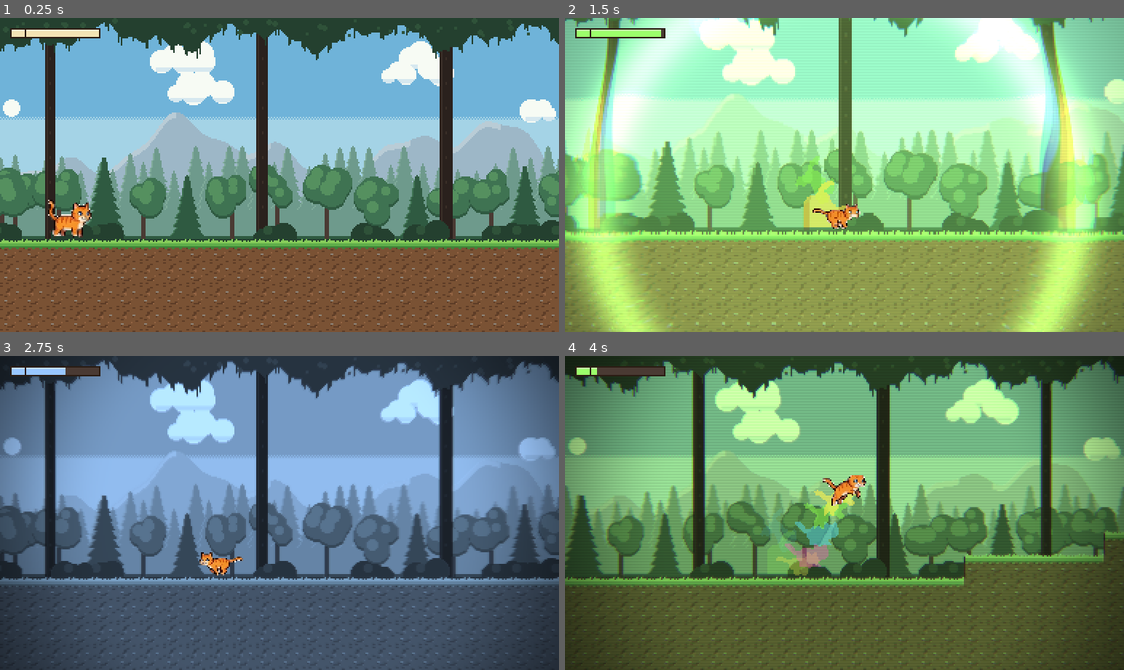
Above: before the commit, frames 1-4 (two rows, left to right).
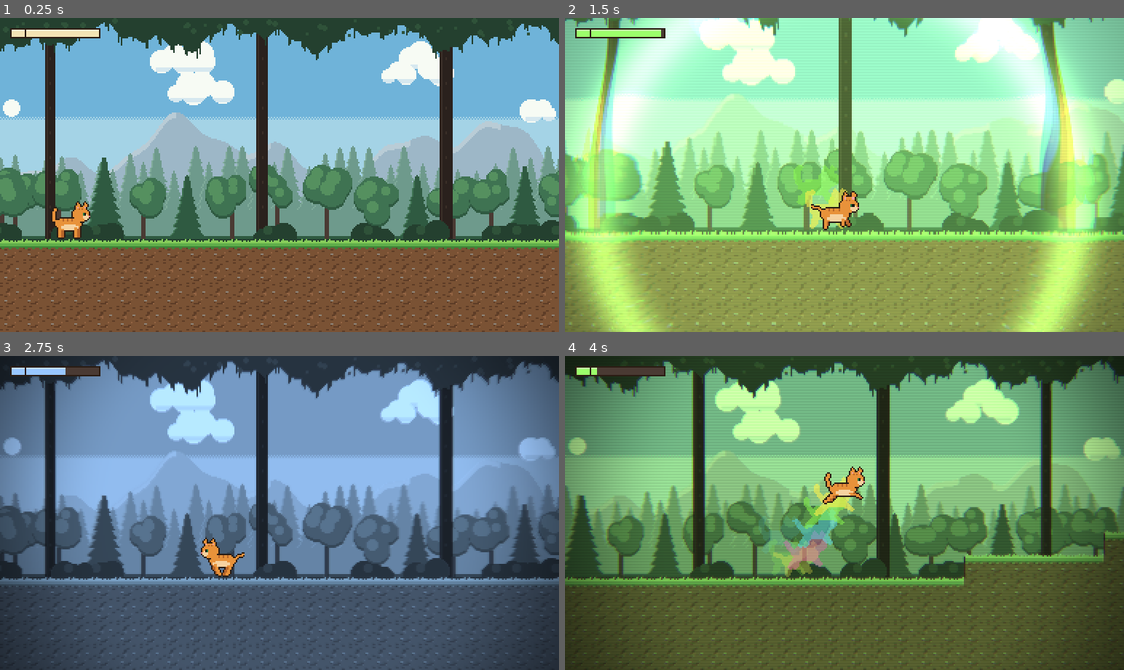
Above: after the commit, the same moments.

Repository: baltamiranocarrasco-ux/chronicles-of-the-kitten
Game: Godot game, scene res://scenes/test_level.tscn
The game is run twice, just before and just after one commit, with the same random seed, the same clock (stepped at 60 frames per second) and the same inputs.
Inputs:
- Up to frame 1 (0.25 s): no input
- Up to frame 2 (1.5 s): hold D (move_right) from 0.53 s (still down); tap E (interact) at 0.6 s; tap Space (jump) at 0.77 s; tap Q (slow_time) at 1.35 s
- Up to frame 3 (2.75 s): tap Space (jump) at 1.52 s; release D (move_right) at 2.03 s; hold A (move_left) from 2.03 s (still down); tap R (stop_time) at 2.1 s
- Up to frame 4 (4 s): release A (move_left) at 2.78 s; hold D (move_right) from 2.78 s (still down); tap E (interact) at 2.85 s; tap Space (jump) at 3.02, 3.77 s; tap Q (slow_time) at 3.6 s

The runs differ from the first frame. In frame 1, 0.5% of the frame differs, in the area x 8-17%, y 57-71%; in frame 2, 1.3%; in frame 3, 0.5%; in frame 4, 1.8%, in the area x 34-54%, y 35-71%.

Commit message:
Revert "Use the new hand-made cat sprite sheet and adapt the collision"
This reverts commit 54c3724: the zip sprites were discarded, so the
generated cat_sheet.png and the 20x12 hitbox are restored.

Co-Authored-By: Claude Opus 5.5 <noreply@anthropic.com>
Claude-Session: https://claude.ai/code/session_01972UaWTLzmshJ9tyJgi3SZ

Diff:
--- a/scenes/player.tscn
+++ b/scenes/player.tscn
@@ -1,17 +1,17 @@
 [gd_scene format=3 uid="uid://b7kitplayer01"]
 
 [ext_resource type="Script" uid="uid://cstyf3mol1hqi" path="res://movment.gd" id="1_script"]
-[ext_resource type="Texture2D" path="res://assets/cat/cat_sheet_v2.png" id="2_sheet"]
+[ext_resource type="Texture2D" path="res://assets/cat/cat_sheet.png" id="2_sheet"]
 [ext_resource type="Script" path="res://effects/time_fx.gd" id="3_fx"]
 [ext_resource type="Script" path="res://time_powers.gd" id="4_powers"]
 [ext_resource type="Script" path="res://ui/energy_bar.gd" id="5_bar"]
 
 [sub_resource type="RectangleShape2D" id="RectangleShape2D_body"]
-size = Vector2(22, 16)
+size = Vector2(20, 12)
 
 [sub_resource type="Animation" id="Animation_idle"]
 resource_name = "idle"
-length = 1.1
+length = 1.1429
 loop_mode = 1
 step = 0.01
 tracks/0/type = "value"
@@ -21,7 +21,7 @@
 tracks/0/interp = 1
 tracks/0/loop_wrap = true
 tracks/0/keys = {
-"times": PackedFloat32Array(0.0, 0.1375, 0.275, 0.4125, 0.55, 0.6875, 0.825, 0.9625),
+"times": PackedFloat32Array(0.0, 0.1429, 0.2857, 0.4286, 0.5714, 0.7143, 0.8571, 1.0),
 "transitions": PackedFloat32Array(1, 1, 1, 1, 1, 1, 1, 1),
 "update": 1,
 "values": [0, 1, 2, 3, 4, 5, 6, 7]
@@ -29,7 +29,7 @@
 
 [sub_resource type="Animation" id="Animation_run"]
 resource_name = "run"
-length = 0.6
+length = 0.6154
 loop_mode = 1
 step = 0.01
 tracks/0/type = "value"
@@ -39,15 +39,15 @@
 tracks/0/interp = 1
 tracks/0/loop_wrap = true
 tracks/0/keys = {
-"times": PackedFloat32Array(0.0, 0.075, 0.15, 0.225, 0.3, 0.375, 0.45, 0.525),
+"times": PackedFloat32Array(0.0, 0.0769, 0.1538, 0.2308, 0.3077, 0.3846, 0.4615, 0.5385),
 "transitions": PackedFloat32Array(1, 1, 1, 1, 1, 1, 1, 1),
 "update": 1,
-"values": [24, 25, 26, 27, 28, 29, 30, 31]
+"values": [8, 9, 10, 11, 12, 13, 14, 15]
 }
 
 [sub_resource type="Animation" id="Animation_jump"]
 resource_name = "jump"
-length = 0.33
+length = 0.3333
 loop_mode = 0
 step = 0.01
 tracks/0/type = "value"
@@ -57,10 +57,10 @@
 tracks/0/interp = 1
 tracks/0/loop_wrap = true
 tracks/0/keys = {
-"times": PackedFloat32Array(0.0, 0.0825, 0.165, 0.2475),
+"times": PackedFloat32Array(0.0, 0.0833, 0.1667, 0.25),
 "transitions": PackedFloat32Array(1, 1, 1, 1),
 "update": 1,
-"values": [48, 49, 50, 51]
+"values": [16, 17, 18, 19]
 }
 
 [sub_resource type="Animation" id="Animation_fall"]
@@ -78,12 +78,12 @@
 "times": PackedFloat32Array(0.0, 0.1, 0.2, 0.3),
 "transitions": PackedFloat32Array(1, 1, 1, 1),
 "update": 1,
-"values": [72, 73, 74, 75]
+"values": [20, 21, 22, 23]
 }
 
 [sub_resource type="Animation" id="Animation_settle"]
 resource_name = "settle"
-length = 3.0
+length = 3.08
 loop_mode = 0
 step = 0.01
 tracks/0/type = "value"
@@ -93,10 +93,10 @@
 tracks/0/interp = 1
 tracks/0/loop_wrap = true
 tracks/0/keys = {
-"times": PackedFloat32Array(0.0, 0.125, 0.25, 0.375, 0.5, 0.625, 0.75, 0.875, 1.0, 1.125, 1.25, 1.375, 1.5, 1.625, 1.75, 1.875, 2.0, 2.125, 2.25, 2.375, 2.5, 2.625, 2.75, 2.875),
-"transitions": PackedFloat32Array(1, 1, 1, 1, 1, 1, 1, 1, 1, 1, 1, 1, 1, 1, 1, 1, 1, 1, 1, 1, 1, 1, 1, 1),
+"times": PackedFloat32Array(0.0, 0.07, 0.14, 0.21, 0.28, 0.35, 0.42, 0.49, 0.56, 0.63, 0.7, 0.77, 0.84, 0.91, 0.98, 1.05, 1.12, 1.19, 1.26, 1.33, 1.4, 1.47, 1.54, 1.61, 1.68, 1.78, 1.88, 1.98, 2.08, 2.38, 2.58, 2.78),
+"transitions": PackedFloat32Array(1, 1, 1, 1, 1, 1, 1, 1, 1, 1, 1, 1, 1, 1, 1, 1, 1, 1, 1, 1, 1, 1, 1, 1, 1, 1, 1, 1, 1, 1, 1, 1),
 "update": 1,
-"values": [96, 97, 98, 99, 100, 101, 102, 103, 104, 105, 106, 107, 108, 109, 110, 111, 112, 113, 114, 115, 116, 117, 118, 119]
+"values": [24, 25, 26, 27, 28, 29, 30, 29, 28, 31, 26, 25, 24, 25, 26, 27, 28, 29, 30, 29, 28, 31, 26, 25, 24, 32, 33, 34, 35, 36, 37, 38]
 }
 
 [sub_resource type="Animation" id="Animation_sleep"]
@@ -114,7 +114,7 @@
 "times": PackedFloat32Array(0.0, 0.2, 0.4, 0.6, 0.8, 1.0, 1.2, 1.4),
 "transitions": PackedFloat32Array(1, 1, 1, 1, 1, 1, 1, 1),
 "update": 1,
-"values": [120, 121, 122, 123, 124, 125, 126, 127]
+"values": [40, 41, 42, 43, 44, 45, 46, 47]
 }
 
 [sub_resource type="Animation" id="Animation_angry"]
@@ -129,10 +129,10 @@
 tracks/0/interp = 1
 tracks/0/loop_wrap = true
 tracks/0/keys = {
-"times": PackedFloat32Array(0.0, 0.13, 0.26, 0.39, 0.52, 0.65, 0.78, 0.91, 1.04, 1.17),
-"transitions": PackedFloat32Array(1, 1, 1, 1, 1, 1, 1, 1, 1, 1),
+"times": PackedFloat32Array(0.0, 0.06, 0.12, 0.2, 0.3, 0.45, 0.7, 0.8, 1.0, 1.1, 1.2),
+"transitions": PackedFloat32Array(1, 1, 1, 1, 1, 1, 1, 1, 1, 1, 1),
 "update": 1,
-"values": [144, 145, 146, 147, 148, 149, 150, 151, 152, 153]
+"values": [48, 49, 50, 51, 52, 53, 52, 53, 51, 54, 55]
 }
 
 [sub_resource type="AnimationLibrary" id="AnimationLibrary_cat"]
@@ -153,12 +153,11 @@
 [node name="Sprite2D" type="Sprite2D" parent="."]
 z_index = 1
 texture = ExtResource("2_sheet")
-hframes = 24
+hframes = 8
 vframes = 7
-offset = Vector2(0, -1)
 
 [node name="CollisionShape2D" type="CollisionShape2D" parent="."]
-position = Vector2(0, 7)
+position = Vector2(0, 9)
 shape = SubResource("RectangleShape2D_body")
 
 [node name="AnimationPlayer" type="AnimationPlayer" parent="."]
Binary file removed: assets/cat/cat_sheet_v2.png
Not shown, removed: assets/cat/cat_sheet_v2.png.import
Not shown, changed: tools/generate_cat_sprites.py
Not shown, removed: tools/import_cat_sheet.py
